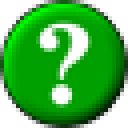
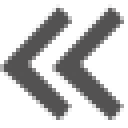
The second (128, 128) image is a revision of the first. Changes to its layers:
hid "Layer 41" over [0,0,128,128]
added layer "Layer 44" above "Layer 12" over [0,4,124,120]
